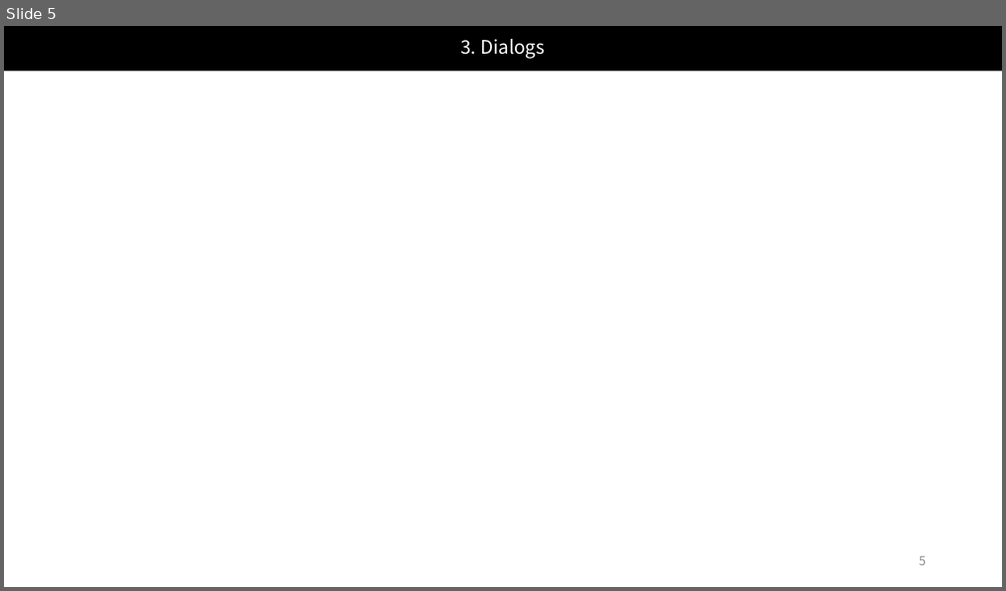
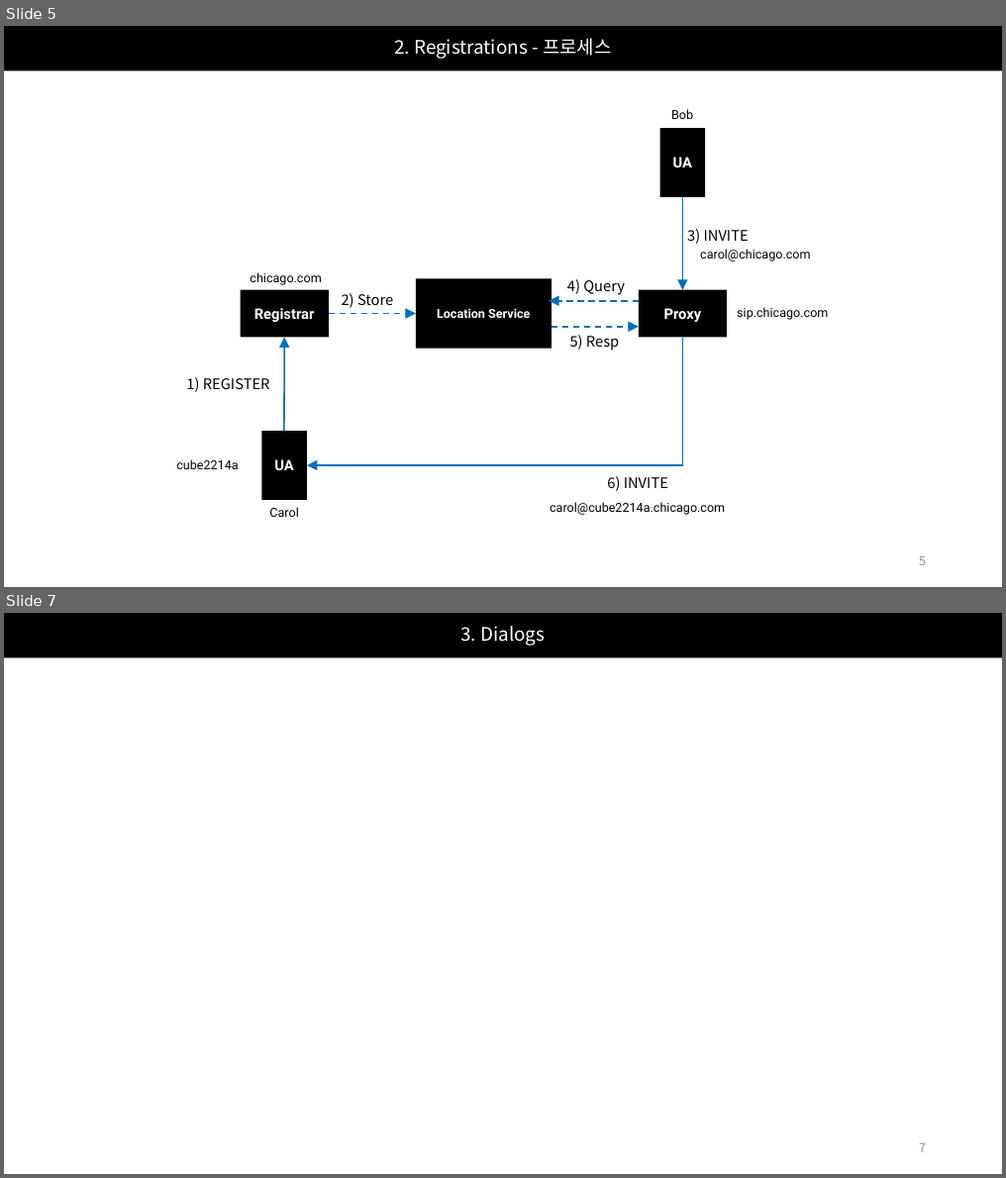
Before and after one commit to Epsilonely/SIP-Survey, a slide deck: 세미나 2차.pptx. Shown one above the other, each under a label of ours: slide 5 before the commit, slides 5 and 7 after it; the slides between them are not shown. The pictures are 1006x591 and 1006x1178 pixels, drawn with LibreOffice and Linux fonts; fonts in the diff are those of the drawing. Boxes give left, top, right and bottom in pixels: in the first picture for what was removed or moved away, otherwise in the second. Text is boxed around its words. In the diff, an @@ line names an element or a change of style, - is before the commit and + after.

```diff
--- a/세미나 2차.pptx
+++ b/세미나 2차.pptx
@@ slide 5 added at box(4, 26, 1002, 587), background #FFFFFF @@
@@ title added at box(4, 26, 1002, 71), fill #000000, 18 pt, text #FFFFFF @@
+2. Registrations - 프로세스
@@ group added at box(176, 109, 828, 517): 13 texts, 5 rectangles, 5 arrows, 1 elbow arrow @@
+Registrar
+Proxy
+UA
+UA
+Location Service
+1) REGISTER
+2) Store
+4) Query
+5) Resp
+6) INVITE
+3) INVITE
+cube2214a
+Carol
+chicago.com
+sip.chicago.com
+carol@chicago.com
+carol@cube2214a.chicago.com
+Bob
@@ page number added at box(919, 557, 926, 566), 12 pt, text #8C8C8C @@
+5
@@ what was slide 5 is now slide 7 @@
@@ page number at box(919, 1144, 926, 1153): text changed @@
-5
+7
```
Also in this commit, not shown: 4 slides changed, 1 other slide added.
